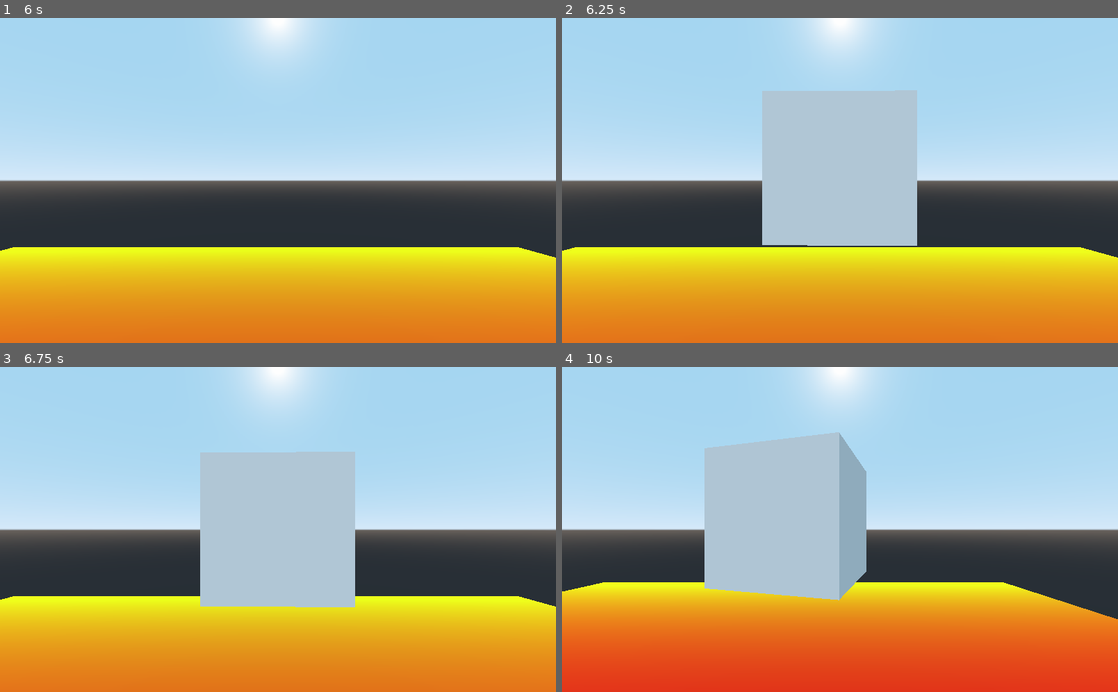
Above: before the commit, frames 1-4 (two rows, left to right).
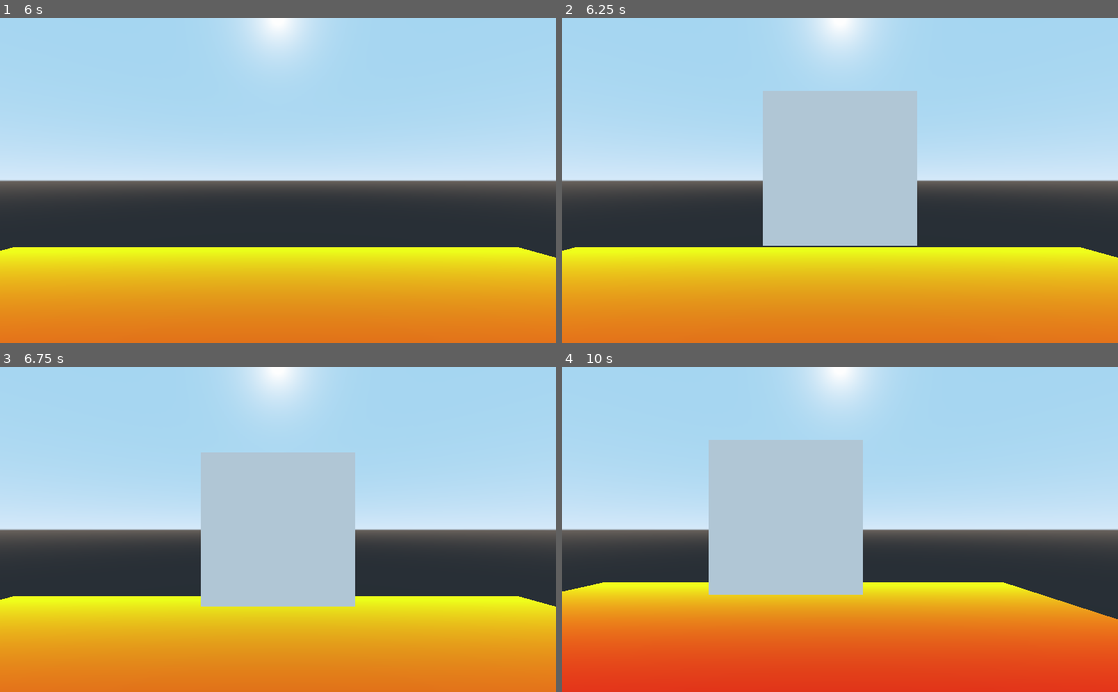
Above: after the commit, the same moments.

Repository: Inateblig/GodotPickupSystem
Game: Godot game, scene res://World.tscn
Same seed, same stepped clock (60 frames per second), same inputs: the game is played once before the commit and once after it.
Inputs (mouse positions are in pixels of both pictures, inside the frame that each line leads up to):
- Up to frame 1 (6 s): tap Enter at 0.5, 5 s; move the mouse to (400, 164) at 0.52 s; hold D (d) 0.53-1.28 s; tap Space (jump) at 0.77, 1.52, 2, 3.02, 3.77, 4.52 s; tap E (e) at 0.8, 1.35, 4.55 s; move the mouse to (166, 196) at 1.27 s; tap F (f) at 1.55, 5.3, 5.85 s; move the mouse to (333, 109) at 2.02 s; hold F (f) 2.03-2.78 s; click (333, 109) at 2.3 s; move the mouse to (250, 245) at 2.77 s; click (250, 245) at 2.85 s; tap S (s) at 3.05 s; move the mouse to (444, 229) at 3.52 s; hold S (s) 3.53-4.28 s; tap D (d) at 3.8, 4.35 s; move the mouse to (111, 131) at 4.27 s; move the mouse to (305, 180) at 5.02 s; hold E (e) 5.03-5.78 s; move the mouse to (194, 99) at 5.77 s
- Up to frame 2 (6.25 s): tap Space (jump) at 6.02 s; click (756, 99) at 6.05 s
- Up to frame 3 (6.75 s): move the mouse to (400, 513) at 6.52 s; press the mouse at (400, 513) at 6.53 s
- Up to frame 4 (10 s): tap Space (jump) at 6.77, 7.25, 7.52, 9.02, 9.77 s; tap S (s) at 6.8, 7.35 s; move the mouse to (728, 545) at 7.27 s; release the mouse at (728, 545) at 7.28 s; tap D (d) at 7.55 s; move the mouse to (895, 458) at 8.02 s; hold D (d) 8.03-8.78 s; tap E (e) at 8.3, 8.85 s; move the mouse to (812, 594) at 8.77 s; tap F (f) at 9.05 s; tap Enter at 9.5 s; move the mouse to (1006, 578) at 9.52 s; hold F (f) from 9.53 s (still down); click (1006, 578) at 9.8 s

Frame 1 is identical in both runs. In frame 2, less than 0.1% of the frame differs, in the area x 36-64%, y 22-71%; in frame 3, 0.1%; in frame 4, 3.1%, in the area x 25-55%, y 20-72%.

Commit message:
done

Diff:
--- a/src/Spatial.gd
+++ b/src/Spatial.gd
@@ -4,31 +4,25 @@
 var Kbd = preload("res://Kbd.tscn")
 var kin
 var rin
-var kinrot = Vector3()
-var rinrot = Vector3()
 onready var tarpos = $Player/Head/Camera/Position3D.global_transform.origin
 
 func _physics_process(_dt):
 	if Input.is_action_pressed("pickup"):
 		if get_node_or_null("Rbd") != null:
-			rinrot = $Rbd.rotation
 			rin.queue_free()
 		if get_node_or_null("Kbd") == null:
 			kin = Kbd.instance()
 			add_child(kin)
-			$Kbd.rotation = rinrot
 			tarpos = $Player/Head/Camera/Position3D.global_transform.origin
 			$Kbd.global_transform.origin = tarpos
 		tarpos = $Player/Head/Camera/Position3D.global_transform.origin
 		var vel = $Kbd.to_local(tarpos)
-		$Kbd.move_and_slide(vel * 100, rinrot)
+		$Kbd.move_and_slide(vel * 100, Vector3.UP)
 	elif Input.is_action_just_released("pickup"):
 		if get_node_or_null("Kbd") != null:
-			kinrot = $Kbd.rotation
 			kin.queue_free()
 		if get_node_or_null("Rbd") == null:
 			rin = Rbd.instance()
 			add_child(rin)
 			tarpos = $Player/Head/Camera/Position3D.global_transform.origin
-			$Rbd.rotation = kinrot
 			$Rbd.global_transform.origin = tarpos
